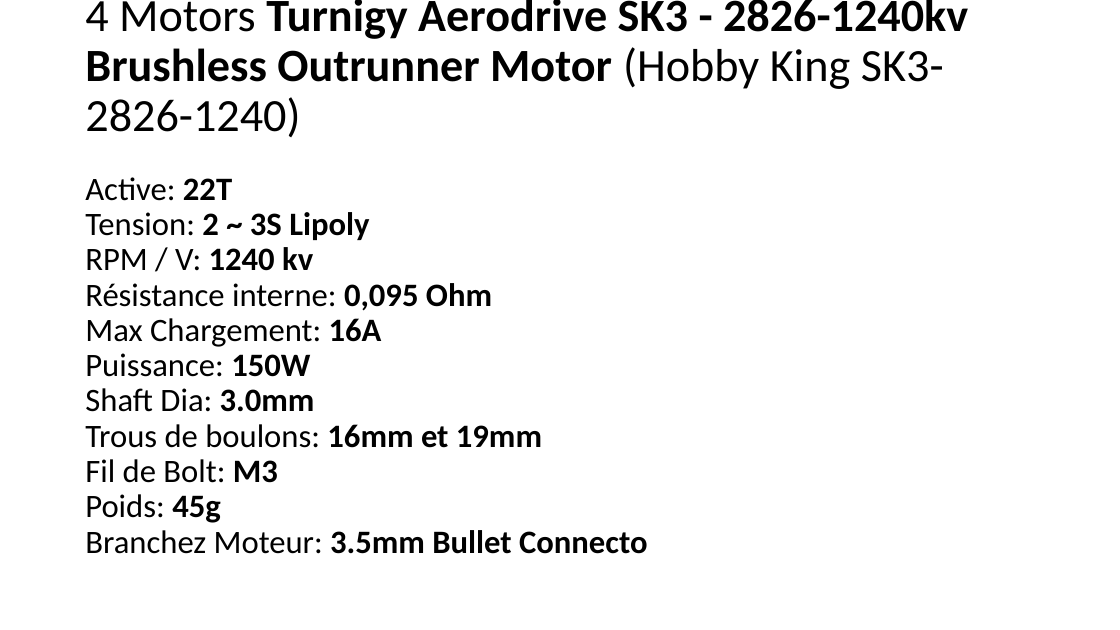
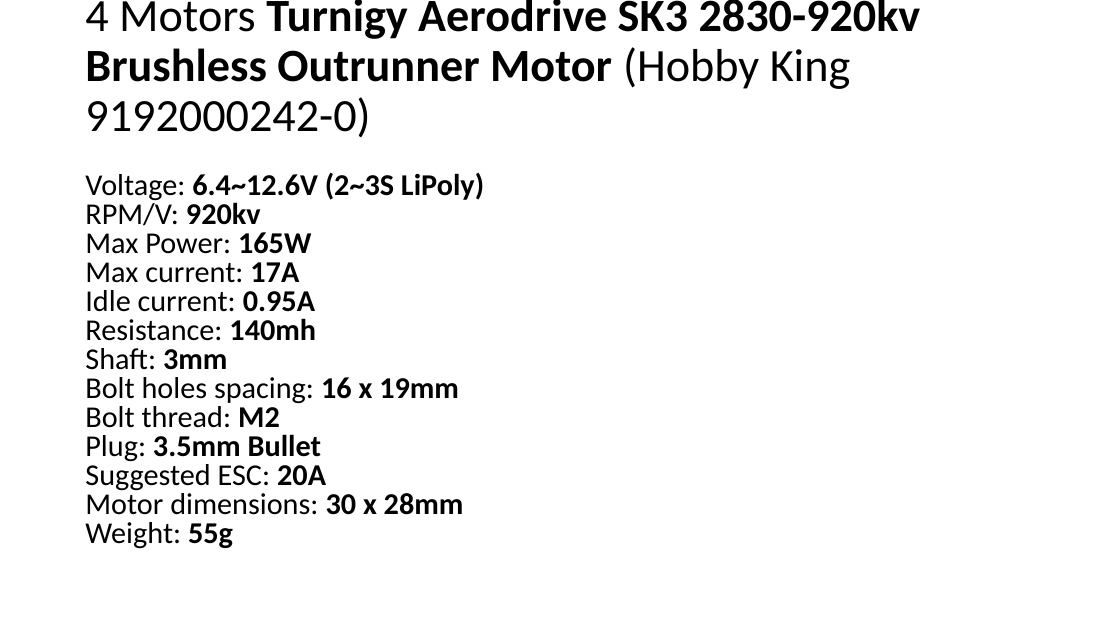
Before and after one commit to RobotEdh/RobotMicroControl, a slide deck: slide 13 of libraries/Diagramm Drone.pptx. Drawn at 1120x630 pixels with LibreOffice and Linux fonts; fonts in the diff are those of the drawing. Boxes give left, top, right and bottom in pixels: in the first picture for what was removed or moved away, otherwise in the second. Text is boxed around its words. In the diff, an @@ line names an element or a change of style, - is before the commit and + after.

```diff
--- a/libraries/Diagramm Drone.pptx
+++ b/libraries/Diagramm Drone.pptx
@@ title at (85,0,921,137): text changed @@
-4 Motors Turnigy Aerodrive SK3 - 2826-1240kv Brushless Outrunner Motor (Hobby King SK3-2826-1240)
+4 Motors Turnigy Aerodrive SK3 2830-920kv Brushless Outrunner Motor (Hobby King 9192000242-0)
@@ text at (85,172,484,549): text changed; size 28 to 25.9 pt @@
-Active: 22T
-Tension: 2 ~ 3S Lipoly
-RPM / V: 1240 kv
-Résistance interne: 0,095 Ohm
-Max Chargement: 16A
-Puissance: 150W
-Shaft Dia: 3.0mm
-Trous de boulons: 16mm et 19mm
-Fil de Bolt: M3
-Poids: 45g
-Branchez Moteur: 3.5mm Bullet Connecto
+Voltage: 6.4~12.6V (2~3S LiPoly)
+RPM/V: 920kv
+Max Power: 165W
+Max current: 17A
+Idle current: 0.95A
+Resistance: 140mh
+Shaft: 3mm
+Bolt holes spacing: 16 x 19mm
+Bolt thread: M2
+Plug: 3.5mm Bullet
+Suggested ESC: 20A
+Motor dimensions: 30 x 28mm
+Weight: 55g
```
Also in this commit, not shown: 6 other slides changed, 1 slide added, 1 slide removed, 1 other file.
